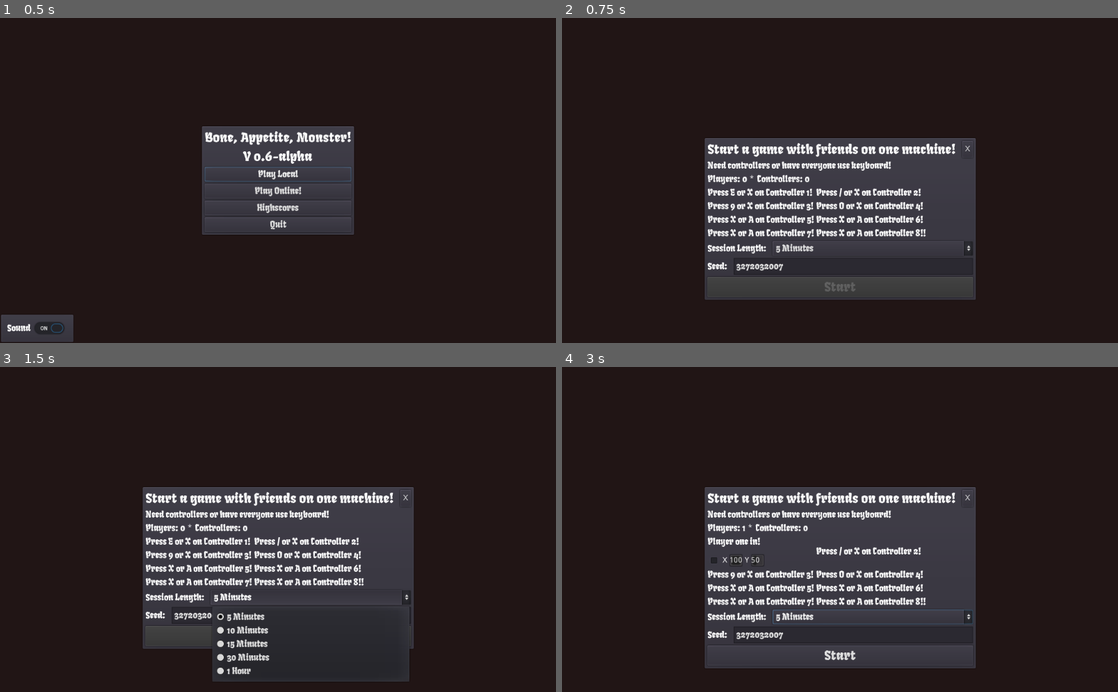
Above: before the commit, frames 1-4 (two rows, left to right).
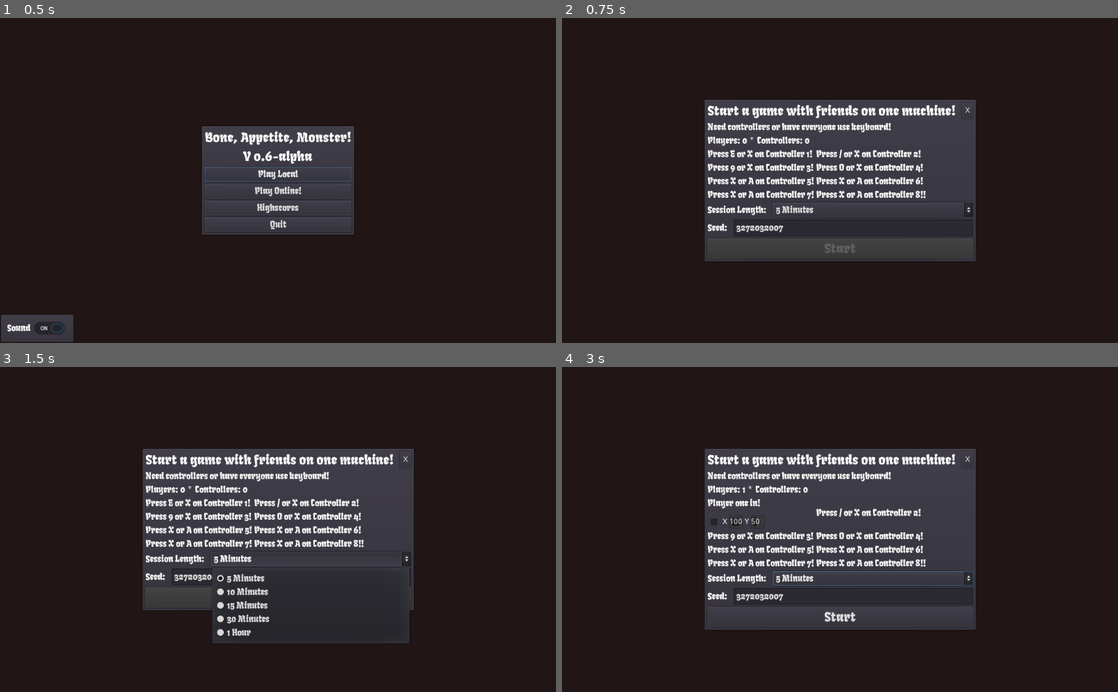
Above: after the commit, the same moments.

Repository: KaizNike/Bone--Appetite--Monster-
Game: Godot game, scene res://src/Scenes/Main Menu.tscn
Same seed, same stepped clock (60 frames per second), same inputs: the game is played once before the commit and once after it.
Inputs:
- Up to frame 1 (0.5 s): no input
- Up to frame 2 (0.75 s): click "Play Local" at 0.5 s
- Up to frame 3 (1.5 s): click "5 Minutes" at 1.25 s
- Up to frame 4 (3 s): click "X" at 2 s; tap E (action_key) at 2.75 s; hold D (move_right) from 2.78 s (still down); hold E (action_key) from 2.78 s (still down)

Frame 1 is identical in both runs. In frame 2, 18% of the frame differs, in the area x 25-75%, y 25-87%; in frame 3, 16%; in frame 4, 18%, in the area x 25-75%, y 25-93%.

Commit message:
Update LocalStartup.tscn

Diff:
--- a/Project/src/Scenes/LocalStartup.tscn
+++ b/Project/src/Scenes/LocalStartup.tscn
@@ -27,9 +27,9 @@
 anchor_right = 0.5
 anchor_bottom = 0.5
 margin_left = -251.5
-margin_top = -80.5
+margin_top = -151.0
 margin_right = 251.5
-margin_bottom = 80.5
+margin_bottom = 151.0
 __meta__ = {
 "_edit_use_anchors_": false
 }
